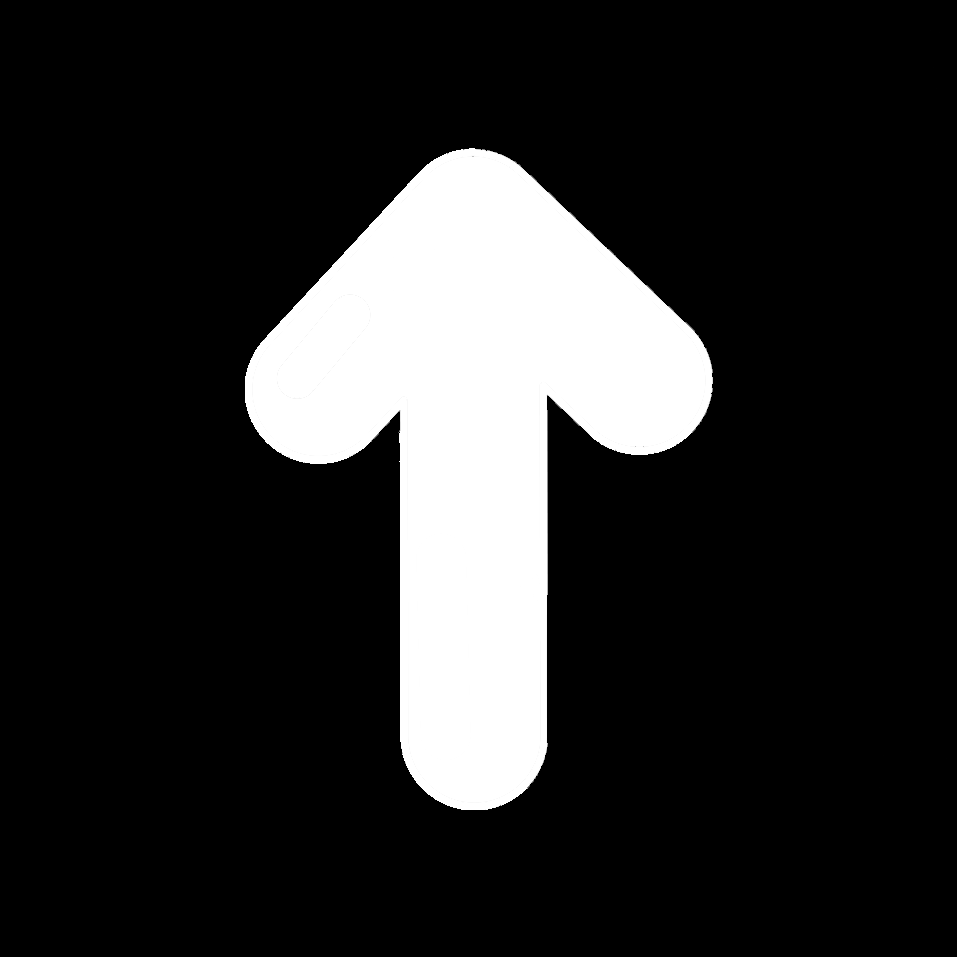
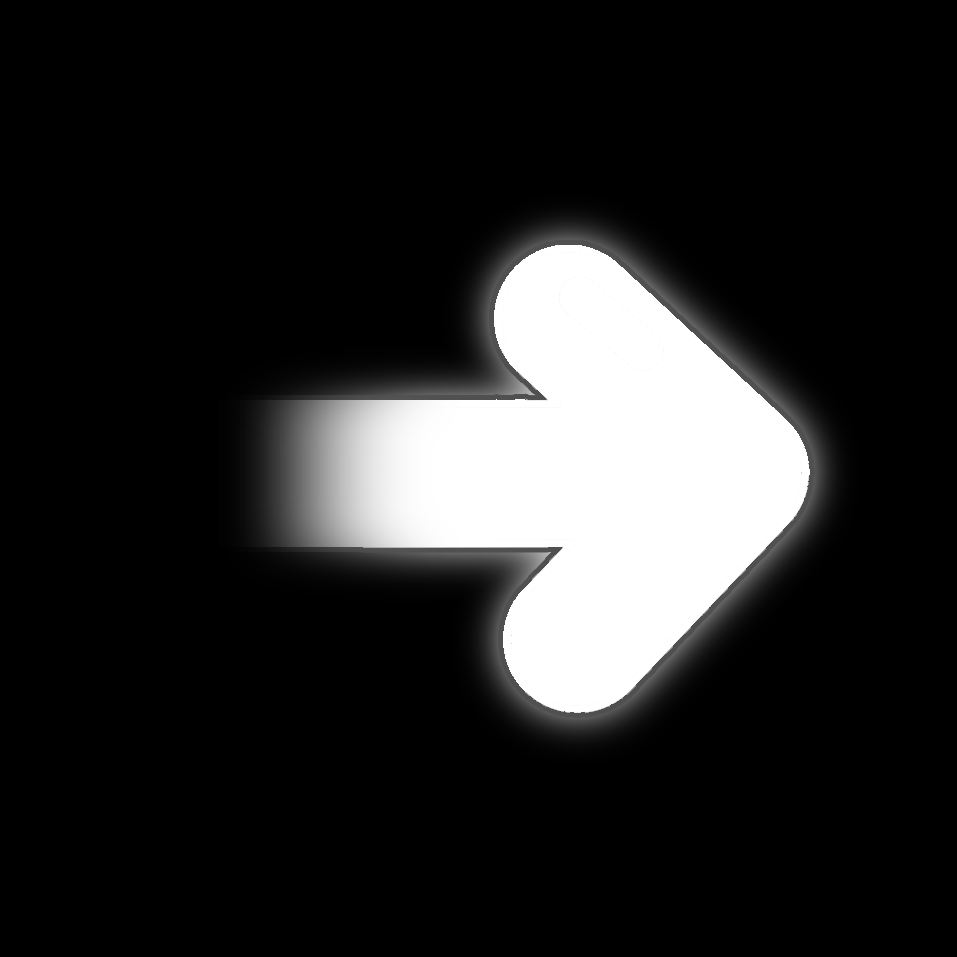
Layers edited between the first and the second 957px x 957px image:
added layer "Final Design copy" above "Final Design" over [228, 193, 853, 765]
hid "Arrow with Line" over [245, 148, 713, 810]
